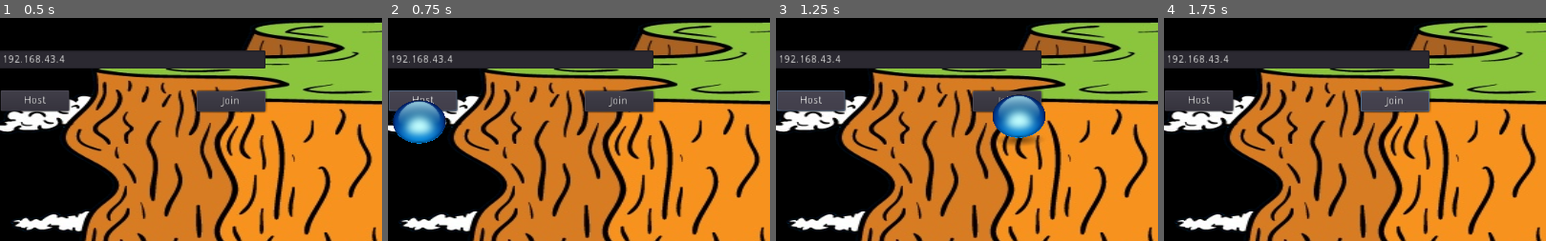
Above: before the commit, frames 1-4 (left to right).
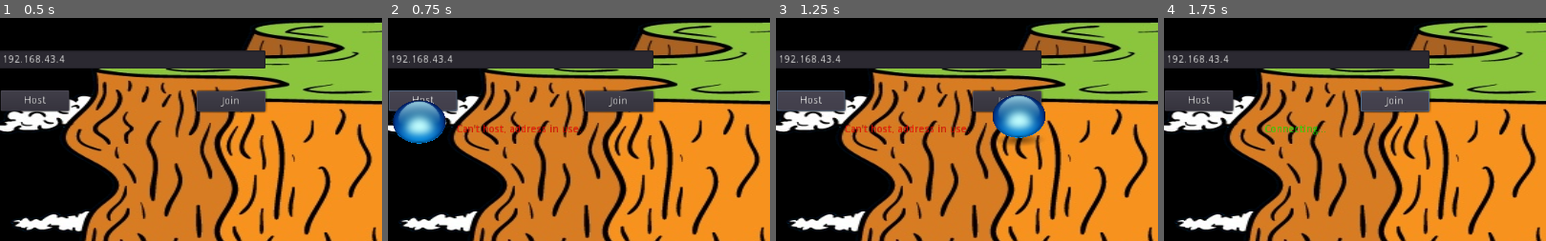
Above: after the commit, the same moments.

Repository: NykolaR/ggj2018
Game: Godot game, scene res://scenes/management/lobby.tscn
Two runs of this game, one before a commit and one after it. Both use one fixed random seed, a clock stepped at 60 frames per second and the inputs below.
Inputs:
- Up to frame 1 (0.5 s): no input
- Up to frame 2 (0.75 s): click "Host" at 0.5 s
- Up to frame 3 (1.25 s): no input
- Up to frame 4 (1.75 s): click "Join" at 1.25 s
The pictures show only the part of the screen within x 33-83%, y 26-76%; the shares and areas given below are measured in that part.

Frame 1 is identical in both runs. In frame 2, 0.4% of the frame differs, in the area x 18-51%, y 47-52%; in frame 3, 0.4%; in frame 4, 0.2%.
Error before the commit: Parse Error: The method "hide" isn't declared in the current class. (res://scenes/management/lobby.gd:27)

Commit message:
... rip the breakedness

Diff:
--- a/project.godot
+++ b/project.godot
@@ -38,7 +38,6 @@
 , Object(InputEventKey,"resource_local_to_scene":false,"resource_name":"","device":0,"alt":false,"shift":false,"control":false,"meta":false,"command":false,"pressed":false,"scancode":69,"unicode":0,"echo":false,"script":null)
  ]
 jump=[ Object(InputEventKey,"resource_local_to_scene":false,"resource_name":"","device":0,"alt":false,"shift":false,"control":false,"meta":false,"command":false,"pressed":false,"scancode":32,"unicode":0,"echo":false,"script":null)
-, Object(InputEventKey,"resource_local_to_scene":false,"resource_name":"","device":0,"alt":false,"shift":false,"control":false,"meta":false,"command":false,"pressed":false,"scancode":16777237,"unicode":0,"echo":false,"script":null)
  ]
 throw=[ Object(InputEventMouseButton,"resource_local_to_scene":false,"resource_name":"","device":0,"alt":false,"shift": …(208 unchanged characters)…
  ]
--- a/scenes/level_scenes/level_end.gd
+++ b/scenes/level_scenes/level_end.gd
@@ -7,7 +7,37 @@
 const DIM_ENERGY = 1.7
 const LIT_ENERGY = 4
 
-sync func set_level(material, level):
+var players_in_end = 0
+var door_open = false
+
+sync func open_doors():
+	if door_open:
+		return
+	if $door_control.is_playing():
+		if (not $door_control.current_animation == "open"):
+			$door_control.queue("open")
+		return
+	elif not door_open:
+		$door_control.play("open")
+
+sync func close_doors():
+	if $door_control.is_playing():
+		if (not $door_control.current_animation == "close"):
+			$door_control.queue("close")
+		return
+	elif door_open:
+		$door_control.play("close")
+
+sync func set_light(player_one, player_two, level):
+	var mat
+	if player_one:
+		mat = $lights/player_1.get_surface_material(0)
+	if player_two:
+		mat = $lights/player_2.get_surface_material(0)
+
+	set_level(mat, level)
+
+func set_level(material, level):
 	if level == DIM:
 		material.emission = DIM_COLOR
 		material.emission_energy = DIM_ENERGY
@@ -20,5 +50,20 @@
 		rpc("set_level", $lights/player_1.get_surface_material(0), DIM)
 		rpc("set_level", $lights/player_2.get_surface_material(0), DIM)
 
-sync func player_enter(player):
-	pass
+sync func end_area_change(amount):
+	if is_network_master():
+		players_in_end += amount
+		print(players_in_end)
+
+		if players_in_end == 2:
+			rpc("open_doors")
+		else:
+			rpc("close_doors")
+
+func end_area_entered( body ):
+	rpc("end_area_change", 1)
+	rpc("set_light", body.is_in_group("p1"), body.is_in_group("p2"), LIT)
+
+func end_area_exited( body ):
+	rpc("end_area_change", -1)
+	rpc("set_light", body.is_in_group("p1"), body.is_in_group("p2"), DIM)
--- a/scenes/level_scenes/level_framework/level_end.tscn
+++ b/scenes/level_scenes/level_framework/level_end.tscn
@@ -6,7 +6,7 @@
 
 [sub_resource type="BoxShape" id=1]
 
-extents = Vector3( 5.67403, 6.11092, 10.7059 )
+extents = Vector3( 6.58917, 6.11092, 10.7059 )
 
 [sub_resource type="BoxShape" id=2]
 
@@ -161,6 +161,20 @@
 "update": 0,
 "values": [ Vector3( 0, 10, -15.1 ), Vector3( 0, 10, -5 ) ]
 }
+tracks/2/type = "method"
+tracks/2/path = NodePath(".")
+tracks/2/interp = 1
+tracks/2/loop_wrap = true
+tracks/2/imported = false
+tracks/2/enabled = true
+tracks/2/keys = {
+"times": PoolRealArray( 0.5 ),
+"transitions": PoolRealArray( 1 ),
+"values": [ {
+"args": [ "door_open", false ],
+"method": "set"
+} ]
+}
 
 [sub_resource type="Animation" id=7]
 
@@ -190,6 +204,20 @@
 "transitions": PoolRealArray( -4, 1 ),
 "update": 0,
 "values": [ Vector3( 0, 10, -5 ), Vector3( 0, 10, -15.1 ) ]
+}
+tracks/2/type = "method"
+tracks/2/path = NodePath(".")
+tracks/2/interp = 1
+tracks/2/loop_wrap = true
+tracks/2/imported = false
+tracks/2/enabled = true
+tracks/2/keys = {
+"times": PoolRealArray( 2 ),
+"transitions": PoolRealArray( 1 ),
+"values": [ {
+"args": [ "door_open", true ],
+"method": "set"
+} ]
 }
 
 [sub_resource type="ProceduralSky" id=8]
@@ -293,7 +321,7 @@
 adjustment_saturation = 1.0
 _sections_unfolded = [ "Background", "Glow" ]
 
-[node name="level_end" type="Spatial" index="0"]
+[node name="level_end" type="Spatial"]
 
 transform = Transform( 1, 0, 0, 0, 1, 0, 0, 0, 1, 34.8584, 0, 0 )
 script = ExtResource( 1 )
@@ -321,7 +349,6 @@
 
 [node name="end_area" type="Area" parent="." index="4"]
 
-editor/display_folded = true
 input_ray_pickable = false
 input_capture_on_drag = false
 space_override = 0
@@ -346,7 +373,7 @@
 
 [node name="finish" type="CollisionShape" parent="end_area" index="0"]
 
-transform = Transform( 1, 0, 0, 0, 1, 0, 0, 0, 1, 0.627316, 10.9645, 0 )
+transform = Transform( 1, 0, 0, 0, 1, 0, 0, 0, 1, 1.71693, 10.9645, 0 )
 shape = SubResource( 1 )
 disabled = false
 
@@ -442,13 +469,14 @@
 
 root_node = NodePath("..")
 autoplay = ""
-playback_process_mode = 1
+playback_process_mode = 0
 playback_default_blend_time = 0.0
 playback_speed = 1.0
 anims/close = SubResource( 6 )
 anims/open = SubResource( 7 )
 blend_times = [  ]
 autoplay = ""
+_sections_unfolded = [ "Playback Options" ]
 
 [node name="Camera" type="Camera" parent="." index="9"]
 
@@ -476,3 +504,7 @@
 _sections_unfolded = [ "Transform" ]
 
 [connection signal="tree_entered" from="roof" to="roof" method="show"]
+
+[connection signal="body_entered" from="end_area" to="." method="end_area_entered"]
+
+[connection signal="body_exited" from="end_area" to="." method="end_area_exited"]
--- a/scenes/management/game.gd
+++ b/scenes/management/game.gd
@@ -16,7 +16,7 @@
 		$player1/player/cam_y/cam_x/camera.current = true
 		get_node("player2").queue_free()
 
-	add_child(preload("res://scenes/level_scenes/level1.tscn").instance())
+	add_child(preload("res://scenes/level_scenes/intro_level.tscn").instance())
 
 func _input(event):
 	if event.is_action_pressed("exit_game"):
--- a/scenes/management/game.tscn
+++ b/scenes/management/game.tscn
@@ -169,7 +169,9 @@
 
 transform = Transform( 1, 0, 0, 0, 1, 0, 0, 0, 1, 0, 13.4829, 0 )
 
-[node name="player" parent="player1" index="0" instance=ExtResource( 2 )]
+[node name="player" parent="player1" index="0" groups=[
+"p1",
+] instance=ExtResource( 2 )]
 
 editor/display_folded = true
 transform = Transform( 1, 0, 0, 0, 1, 0, 0, 0, 1, 0, 1.2, -3 )
@@ -183,6 +185,7 @@
 
 [node name="orb" parent="player1" index="1" instance=ExtResource( 3 )]
 
+editor/display_folded = true
 transform = Transform( 1, 0, 0, 0, 1, 0, 0, 0, 1, 0, 1.2, -3 )
 collision_layer = 0
 collision_mask = 17
@@ -192,7 +195,9 @@
 
 transform = Transform( 1, 0, 0, 0, 1, 0, 0, 0, 1, 0, 13.2851, 0 )
 
-[node name="player" parent="player2" index="0" instance=ExtResource( 2 )]
+[node name="player" parent="player2" index="0" groups=[
+"p2",
+] instance=ExtResource( 2 )]
 
 editor/display_folded = true
 transform = Transform( 1, 0, 0, 0, 1, 0, 0, 0, 1, 0, 1.2, 3 )
--- a/scenes/management/lobby.gd
+++ b/scenes/management/lobby.gd
@@ -12,19 +12,19 @@
 
 func _set_status(text, is_ok): # set status labels
 	if (is_ok):
-		$panel/status_ok.set_text(text)
-		$panel/status_fail.set_text("")
+		$lobby/panel/status_ok.set_text(text)
+		$lobby/panel/status_fail.set_text("")
 	else:
-		$panel/status_ok.set_text("")
-		$panel/status_fail.set_text(text)
+		$lobby/panel/status_ok.set_text("")
+		$lobby/panel/status_fail.set_text(text)
 
 func _player_connected(id): # player connected, begin the game!
-	var game = load("res://game.tscn").instance()
+	var game = load("res://scenes/management/game.tscn").instance()
 	game.connect("game_finished",self,"_end_game",[],CONNECT_DEFERRED) # connect deferred so we can safely erase it from the callback
 
 	#get_tree().get_root().add_child(game)
 	add_child(game)
-	hide() # hide lobby screen
+	$lobby.hide() # hide lobby screen
 
 func _player_disconnected(id):
 	if (get_tree().is_network_server()):
@@ -40,8 +40,8 @@
 
 	get_tree().set_network_peer(null) #remove peer
 
-	get_node("panel/join").set_disabled(false)
-	get_node("panel/host").set_disabled(false)
+	$lobby/panel/join.set_disabled(false)
+	$lobby/panel/host.set_disabled(false)
 
 func _server_disconnected():
 	_end_game("Server disconnected")
@@ -51,13 +51,13 @@
 func _end_game(with_error=""):
 	if (has_node("game")):
 		#erase pong scene
-		get_node("game").free() # erase immediately, otherwise network might show errors (this is why we connected deferred above)
-		show()
+		$game.free() # erase immediately, otherwise network might show errors (this is why we connected deferred above)
+		$lobby.show()
 
 	get_tree().set_network_peer(null) #remove peer
 
-	get_node("panel/join").set_disabled(false)
-	get_node("panel/host").set_disabled(false)
+	$lobby/panel/join.set_disabled(false)
+	$lobby/panel/host.set_disabled(false)
 
 	_set_status(with_error,false)
 
@@ -73,11 +73,11 @@
 		return
 
 	get_tree().set_network_peer(peer)
-	get_node("panel/host").set_disabled(true)
+	$lobby/panel/host.set_disabled(true)
 	_set_status("Waiting for player...",true)
 
 func _on_join_pressed():
-	var ip = get_node("panel/address").get_text()
+	var ip = $lobby/panel/address.get_text()
 	if (not ip.is_valid_ip_address()):
 		_set_status("IP address is invalid",false)
 		return
--- a/scenes/management/lobby.tscn
+++ b/scenes/management/lobby.tscn
@@ -27,7 +27,7 @@
 "values": [ Vector2( -65, 450 ), Vector2( 530, 250 ), Vector2( 1070, 420 ), Vector2( 1070, 420 ), Vector2( 540, 225 ), Vector2( -85, 340 ) ]
 }
 
-[node name="main" type="Node"]
+[node name="main" type="Node" index="0"]
 
 script = ExtResource( 1 )
 
@@ -48,7 +48,6 @@
 
 [node name="panel" type="TextureRect" parent="lobby" index="0"]
 
-editor/display_folded = true
 anchor_left = 0.0
 anchor_top = 0.0
 anchor_right = 0.0
